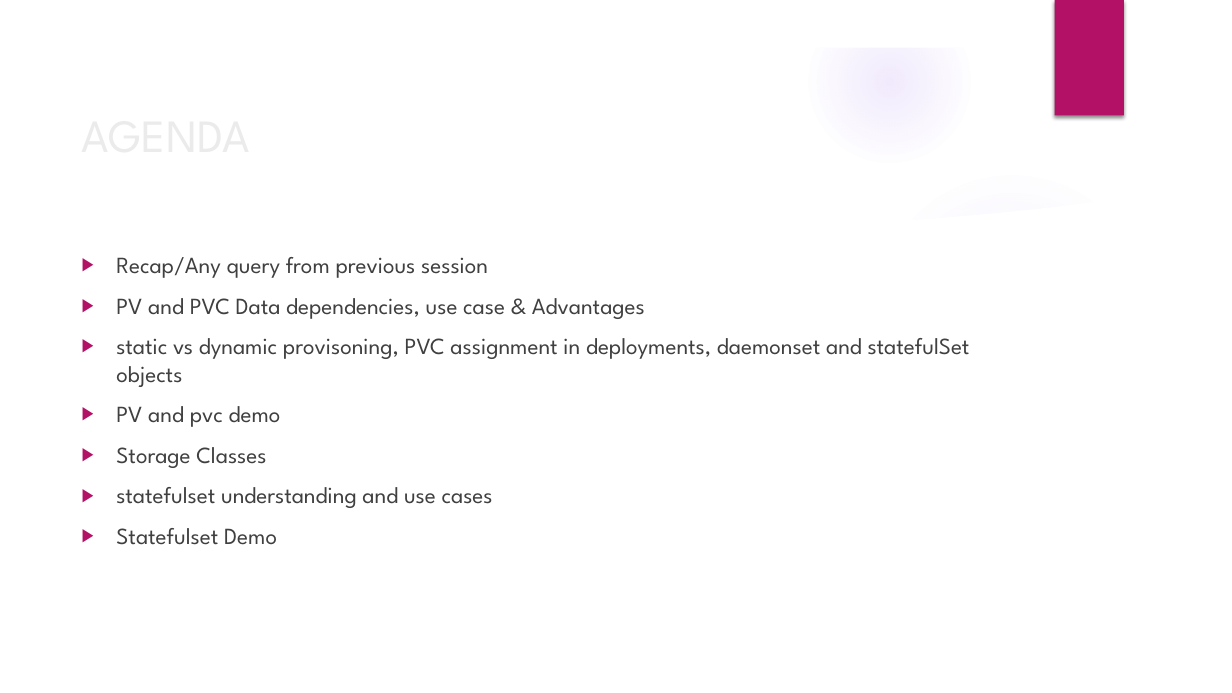
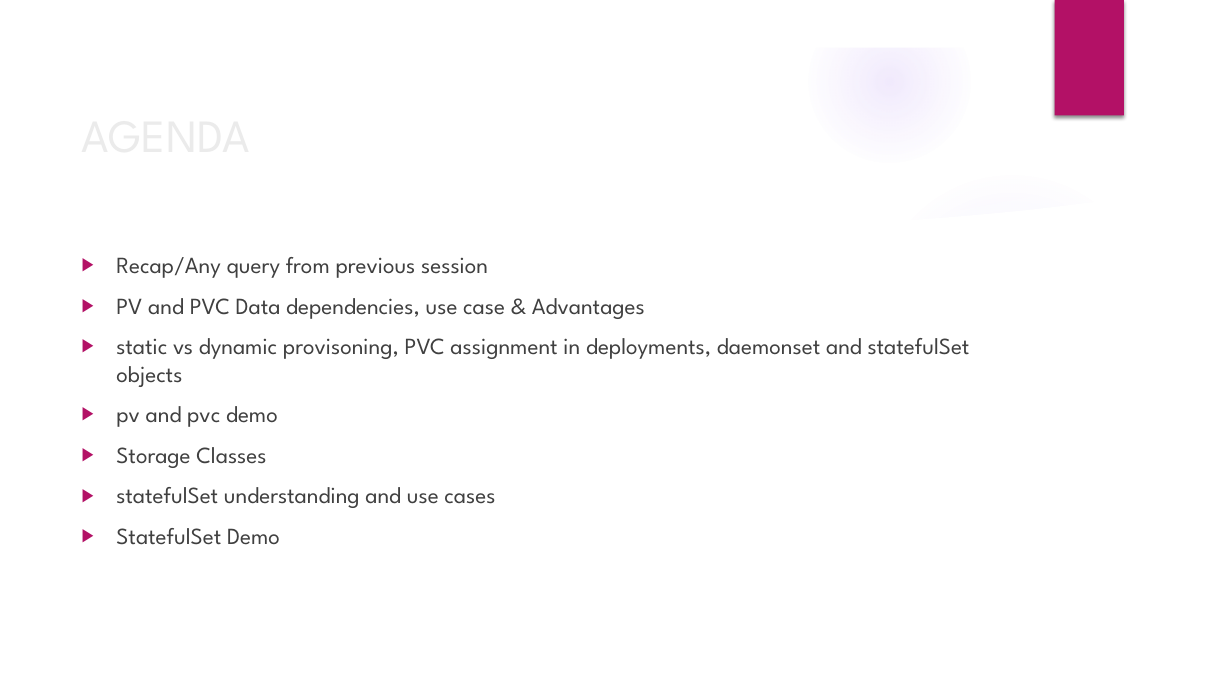
Before and after one commit to deepkumartraining/docker-k8s-April23, a slide deck: slide 2 of Day32/DockerAndKubernetes_Training-Day32.pptx. Drawn at 1232x693 pixels with LibreOffice and Linux fonts; fonts in the diff are those of the drawing; background and template pictures are left out. Boxes give left, top, right and bottom in pixels: in the first picture for what was removed or moved away, otherwise in the second. Text is boxed around its words. In the diff, an @@ line names an element or a change of style, - is before the commit and + after.

```diff
--- a/Day32/DockerAndKubernetes_Training-Day32.pptx
+++ b/Day32/DockerAndKubernetes_Training-Day32.pptx
@@ text at <box>116,406,278,427</box>: text changed @@
-▶ PV and pvc demo
+▶ pv and pvc demo
@@ text at <box>116,487,495,545</box>: text changed @@
-▶ statefulset understanding and use cases
-▶ Statefulset Demo
+▶ statefulSet understanding and use cases
+▶ StatefulSet Demo
```
Also in this commit, not shown: 1 other slide changed.
